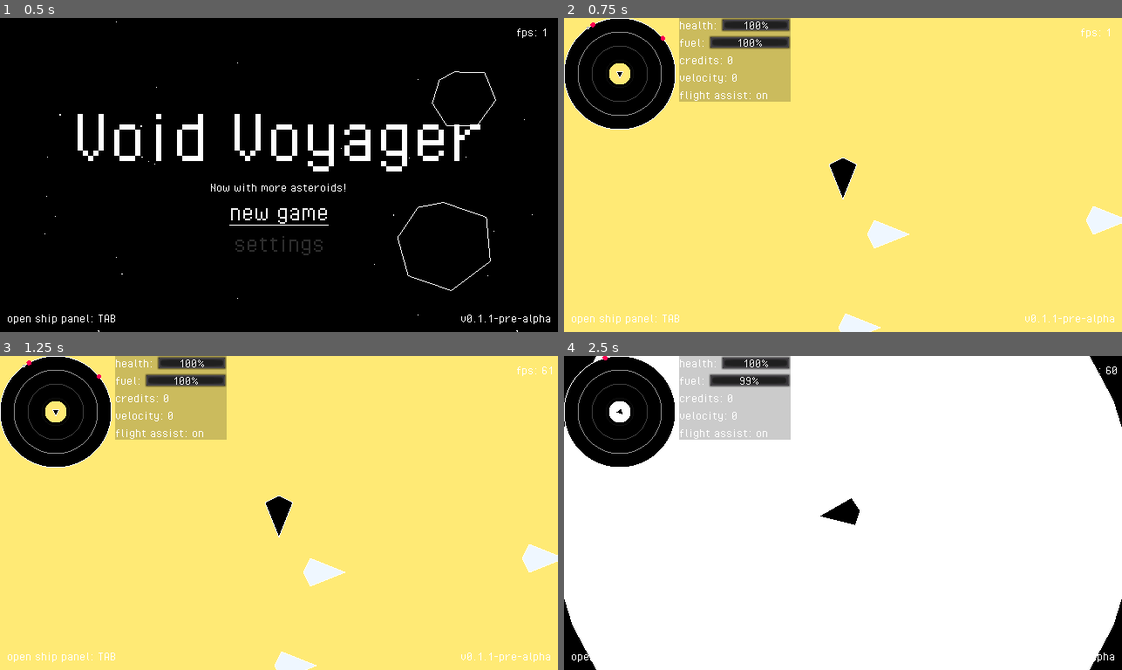
Above: before the commit, frames 1-4 (two rows, left to right).
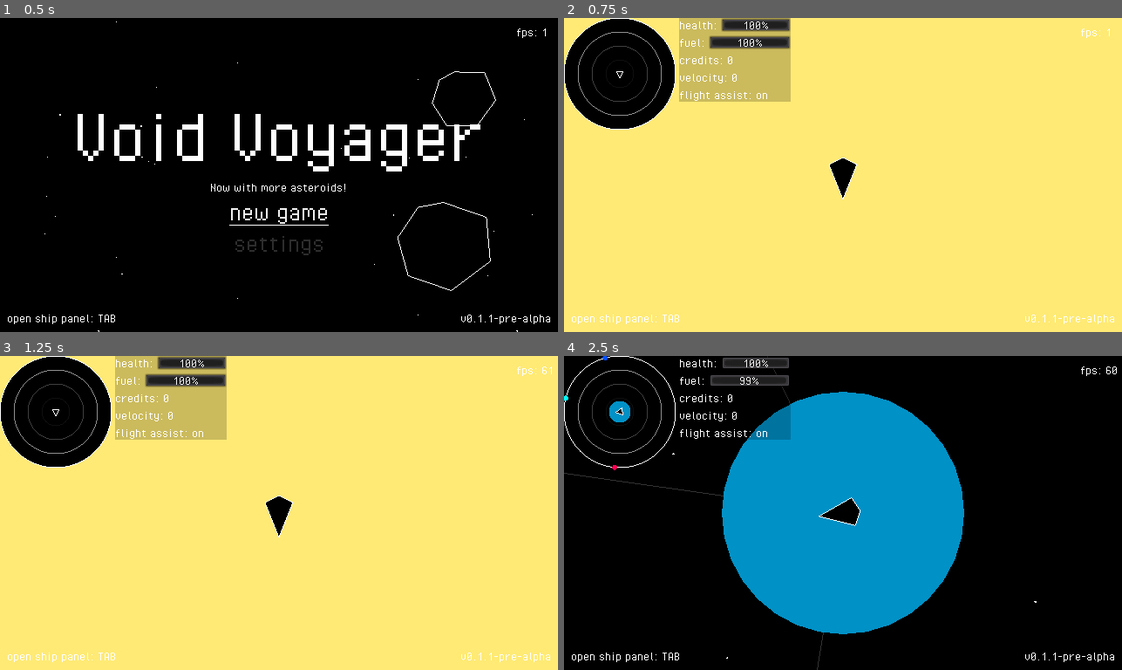
Above: after the commit, the same moments.

Repository: fossqueen/void-voyager-old
Game: Godot game, scene res://main.tscn
Two runs of this game, one before a commit and one after it. Both use one fixed random seed, a clock stepped at 60 frames per second and the inputs below.
Inputs (mouse positions are in pixels of both pictures, inside the frame that each line leads up to):
- Up to frame 1 (0.5 s): no input
- Up to frame 2 (0.75 s): click "new game" at 0.5 s
- Up to frame 3 (1.25 s): no input
- Up to frame 4 (2.5 s): tap Enter at 1.25 s; move the mouse to (843, 513) at 1.27 s; hold W (thrust) 1.28-2.03 s; tap J (hyperspace) at 1.35, 2.3 s; move the mouse to (731, 528) at 2.02 s; click (731, 528) at 2.1 s

Frame 1 is identical in both runs. In frame 2, 1.2% of the frame differs, in the area x 4-100%, y 1-100%; in frame 3, 1.2%; in frame 4, 91%, in the area x 0-100%, y 0-100%.

Commit message:
NPCs spawn on planets and travel to a destination

Diff:
--- a/main.gd
+++ b/main.gd
@@ -15,23 +15,31 @@
 onready var ui = load("res://ui/ui.tscn")
 onready var galaxy_map = load("res://ui/galaxy-map/galaxy-map.tscn")
 
-var loaded_system
+var npc_spawn_timer: float = 5.0
+var menu_active: bool = true
 
 # on ready
-func _ready():
+func _ready() -> void:
 	Global.main = self
 	load_save()
 	init_main_menu()
 	$UI/Margin/Bottom/Version.text = Global.VERSION
 
-func _process(_delta):
+
+func _process(delta) -> void:
+	if not menu_active:
+		npc_spawn_timer -= delta
+		if npc_spawn_timer <= 0.0:
+			spawn_npc()
+			npc_spawn_timer = 5.0
 	$UI/Margin/FPS.text = "fps: " + str(int(Engine.get_frames_per_second()))
 
-# custom functions
+
 func load_save() -> void:
 	if _save.save_exists():
 		_save.load_savefile()
 		_save_exists = true
+
 
 func create_save() -> void:
 	_save.player = PlayerSave.new()
@@ -41,43 +49,60 @@
 	_save.write_savefile()
 	print("Generated %s star systems" % _save.galaxy.galaxy.size())
 
-func init_main_menu():
+
+func init_main_menu() -> void:
+	menu_active = true
 	var new_main_menu = main_menu.instance()
 	if _save_exists:
 		new_main_menu.save_exists = true
 	add_child(new_main_menu)
 
-func run_game():
+
+func run_game() -> void:
 	Global.save = _save
 	#var maptest = galaxy_map.instance()
 	#add_child(maptest)
-	load_system()
 	var new_player = player.instance()
 	new_player.ship = _save.player.current_ship
 	add_child(new_player)
+
 	remove_child($MainMenu)
-
-func load_system():
-	var new_system = system.instance()
-	new_system.system_id = _save.player.current_system
-	new_system.data = _save.galaxy
-	add_child(new_system)
-	Global.loaded_system = $System
-	for _i in range(randi() % 10):
-		var new_npc = npc.instance()
-		add_child(new_npc)
+	load_system()
+	menu_active = false
 
 
-func hyperspace():
+func spawn_npc() -> void:
+	var system_name = Global.current_system["Name"]
+	var planets = []
+	for child in Global.loaded_system.get_children():
+		# the star IS the system name, but planets only use it as a prefix
+		if child.name != system_name and child.name.begins_with(system_name):
+			planets.append(child)
+
+	var entity = npc.instance()
+
+	entity.src = planets.pop_at(randi() % len(planets))
+	if len(planets) > 1: # avoiding % by zero
+		entity.dst = planets.pop_at(randi() % len(planets))
+	if len(planets) == 1:
+		entity.dst = planets.pop_front()
+
+	add_child(entity)
+
+
+func load_system() -> void:
+	remove_child($System)
+
 	var new_system = system.instance()
-	if Global.save.player.current_system == -1:
-		Global.save.player.current_system = 1
-	else:
-		Global.save.player.current_system += 1
+
 	new_system.system_id = Global.save.player.current_system
 	new_system.data = Global.save.galaxy
-	remove_child($System)
 	add_child(new_system)
+
+	Global.loaded_system = $System
 	Global.player.global_position = Vector2(0, 0)
-	loaded_system = $System
-	print("Main: Jump complete")
+
+
+func hyperspace() -> void:
+	Global.save.player.current_system = randi() % 512
+	load_system()
--- a/npc/npc.gd
+++ b/npc/npc.gd
@@ -1,12 +1,34 @@
 extends RigidBody2D
 
-export (Resource) var ship = Ship.new()
+onready var ship: Ship = Ship.new()
+export (Resource) var src
+export (Resource) var dst
+
+var thrust_timer: float = 0.0
+
+func pos(r: float, t: float):
+	return Vector2(r * cos(t), r * sin(t))
 
 func _ready():
-	position = Vector2(randi() % 500, randi() % 500)
+	position = pos(src.distance, src.rotation)
+
+func _physics_process(_delta):
+	if dst:
+		look_at(pos(dst.distance, dst.rotation))
+
+func _integrate_forces(_state):
+	var speed = ship.speed / 2.0
+	var target = Vector2(0, 0)
+	if dst:
+		target = pos(dst.distance, dst.rotation)
+	linear_damp = -1
+	if position.distance_to(target) < 3000.0:
+		speed = ship.speed / 0.67
+		linear_damp = 0.5
+	apply_impulse(Vector2(0, 0).rotated(rotation), Vector2(speed, 0).rotated(rotation))
 
 func _draw():
-	draw_colored_polygon(ship.points, Color.aliceblue)
+	draw_colored_polygon(ship.points, Color.red)
 	draw_polyline(ship.points, Color.white, ship.width, false)
 
 func damage(amount):
@@ -15,5 +37,4 @@
 		destroy()
 
 func destroy():
-	print("Ship destroyed")
 	queue_free()
--- a/npc/npc.tscn
+++ b/npc/npc.tscn
@@ -2,7 +2,12 @@
 
 [ext_resource path="res://npc/npc.gd" type="Script" id=1]
 
-[node name="Node2D" type="RigidBody2D"]
+[node name="NPC" type="RigidBody2D"]
+z_index = 2
+mass = 25000.0
+contacts_reported = 4
+contact_monitor = true
+can_sleep = false
 script = ExtResource( 1 )
 
 [node name="CollisionPolygon2D" type="CollisionPolygon2D" parent="."]
--- a/star/star.gd
+++ b/star/star.gd
@@ -12,6 +12,7 @@
 var system_name
 
 func _ready():
+	name = system_name
 	if type == 0:
 		color = Color(0.00, 0.57, 0.78)
 	elif type == 1:
--- a/system/system.gd
+++ b/system/system.gd
@@ -62,4 +62,5 @@
 		new_planet.rotation_speed = rand_range(0.1, 1)
 		new_planet.rotation = deg2rad(rand_range(0, 360))
 		new_planet.system_name = system["Name"]
+		new_planet.name = system["Name"] + system["Objects"][i]["Name"]
 		add_child(new_planet)
